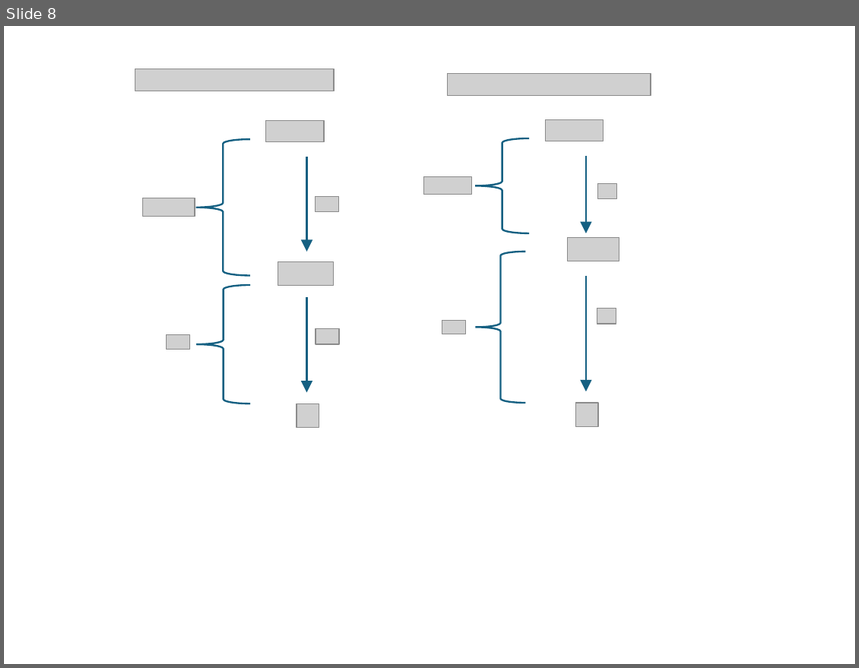
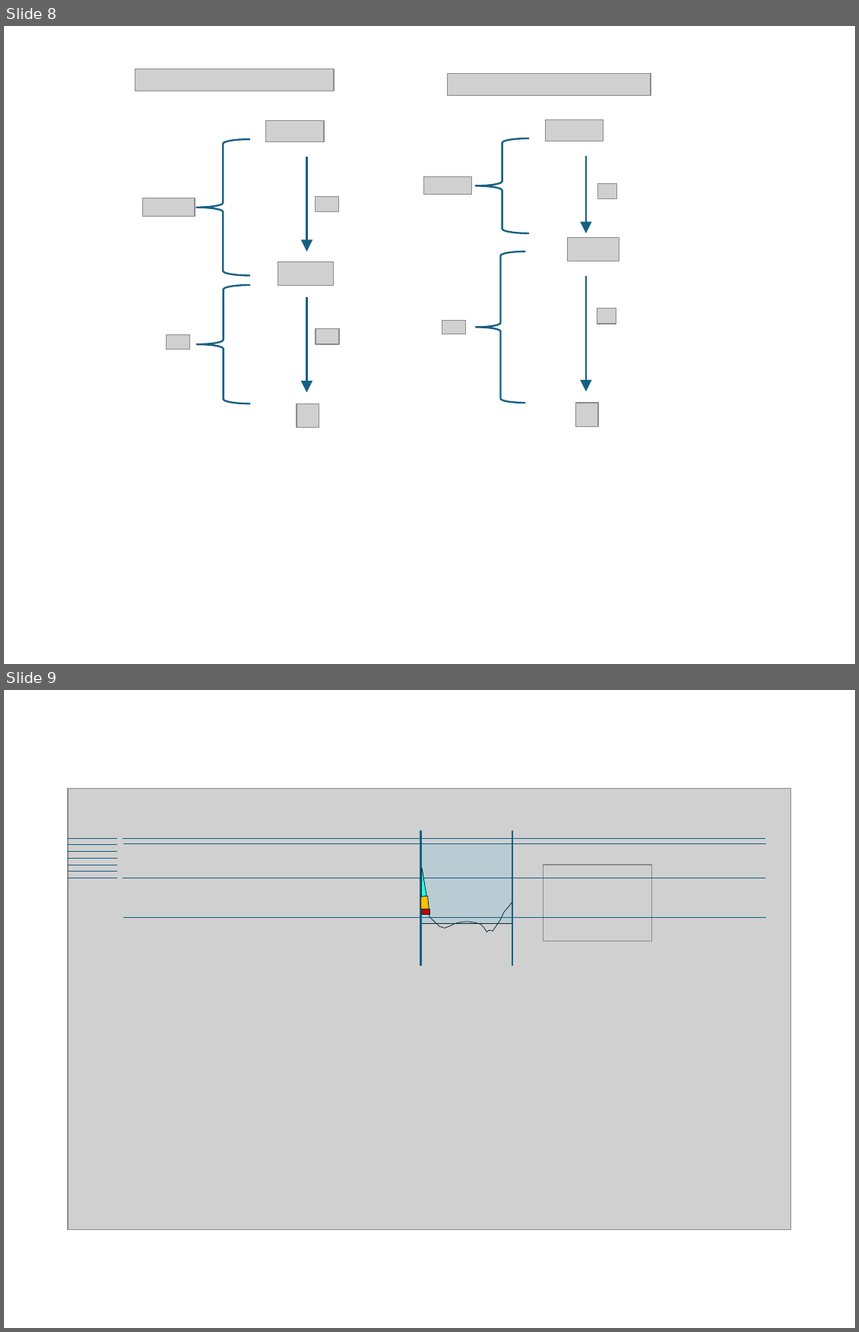
Before and after one commit to Olsthoorn/mf6lab, a slide deck: Projects/ARK_RWS/images/Plaatjes_RWS_ARK.pptx. Shown one above the other, each under a label of ours: slide 8 before the commit, slides 8 and 9 after it. The pictures are 859x668 and 859x1332 pixels, drawn with LibreOffice and Linux fonts; fonts in the diff are those of the drawing; grey boxes stand for pictures. Boxes give left, top, right and bottom in pixels: in the first picture for what was removed or moved away, otherwise in the second. Text is boxed around its words. In the diff, an @@ line names an element or a change of style, - is before the commit and + after.

```diff
--- a/Projects/ARK_RWS/images/Plaatjes_RWS_ARK.pptx
+++ b/Projects/ARK_RWS/images/Plaatjes_RWS_ARK.pptx
@@ slide 9 added at <box>4,690,855,1328</box>, background #FFFFFF @@
@@ picture added at <box>68,788,791,1230</box> @@
@@ group added at <box>123,831,767,966</box>: 6 lines, 1 rectangle, 1 freeform shape @@
@@ freeform shape added at <box>422,869,427,897</box>, fill #29FFDD, outline #092A39 0.5 pt @@
@@ picture added at <box>544,865,652,941</box> @@
@@ group added at <box>68,838,117,878</box>: 7 lines @@
@@ freeform shape added at <box>421,896,429,910</box>, fill #FFC000, outline #092A39 0.5 pt @@
@@ rectangle added at <box>422,909,430,915</box>, fill #C00000, outline #092A39 0.5 pt @@
```
Also in this commit, not shown: 6 other slides added, 10 other files.
